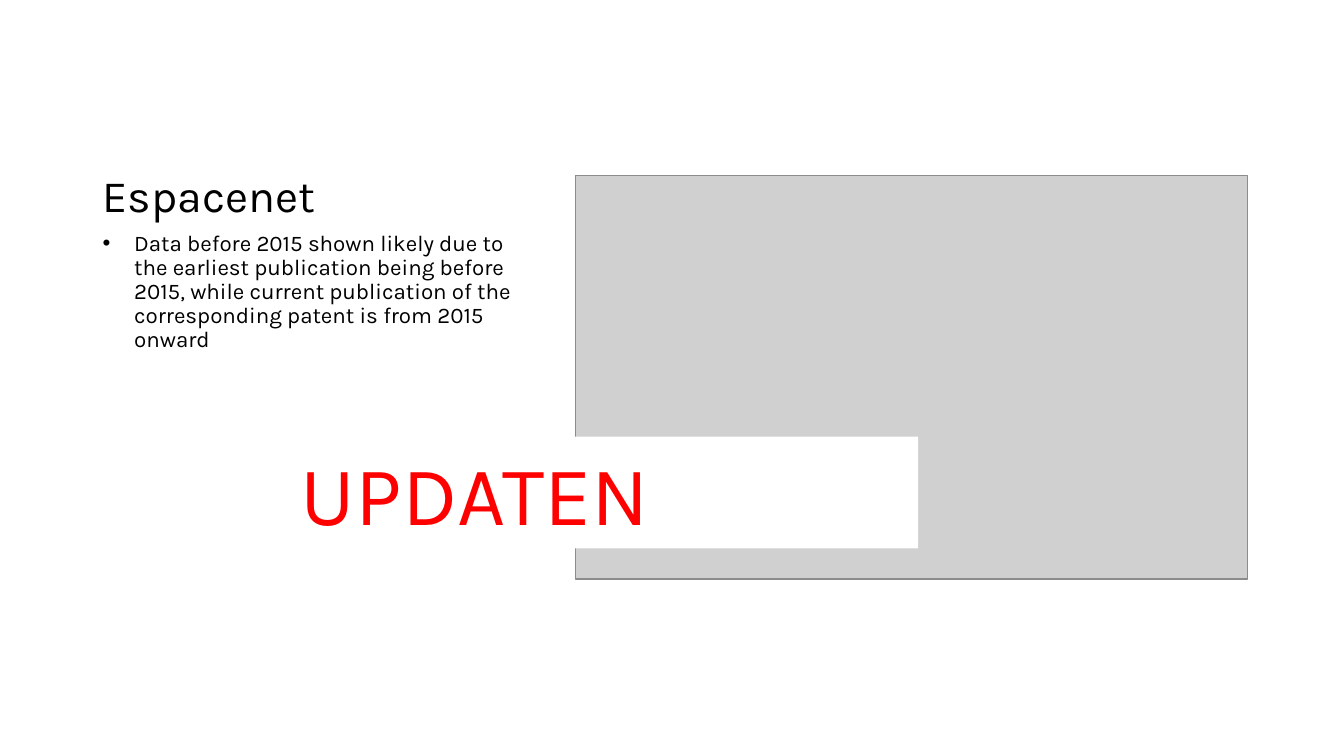
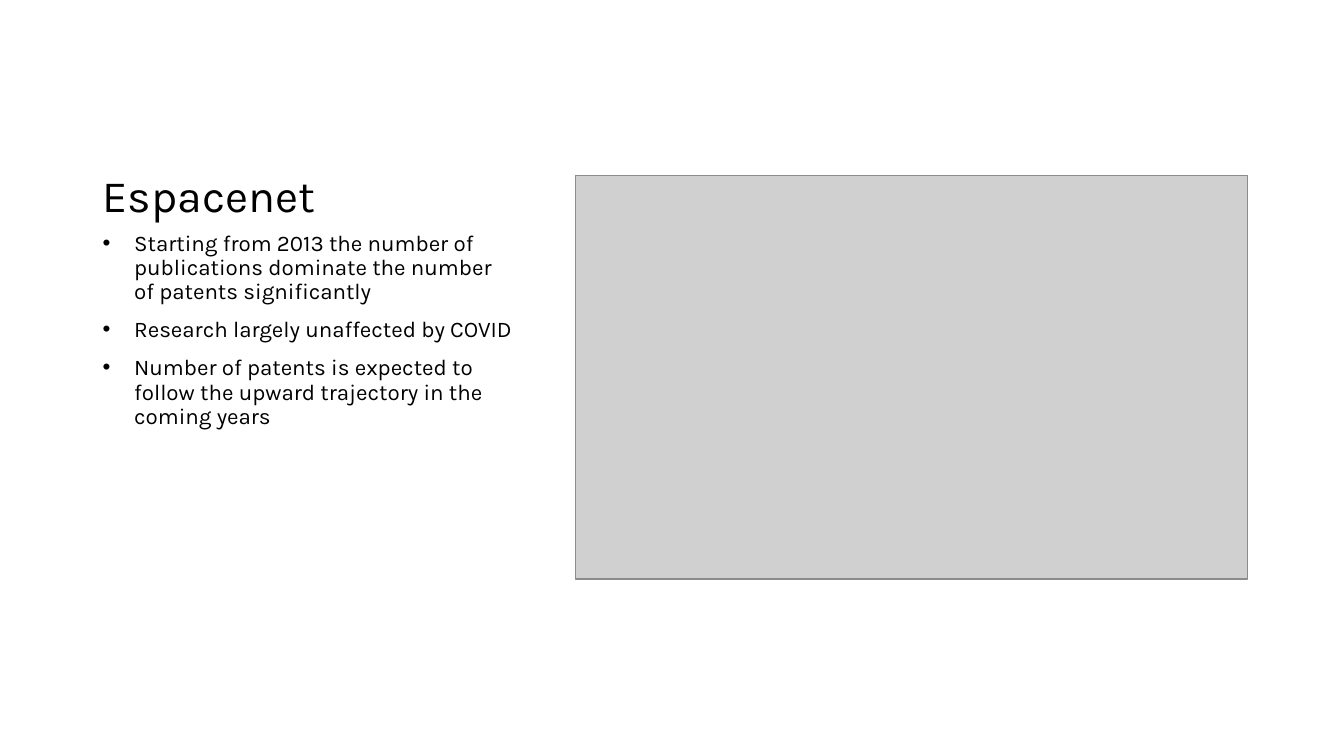
Before and after one commit to GMPuntigam/DataDrivenForesight, a slide deck: slide 19 of presentation/DataDrivenForesight.pptx. Drawn at 1344x756 pixels with LibreOffice and Linux fonts; fonts in the diff are those of the drawing; grey boxes stand for pictures. Boxes give left, top, right and bottom in pixels: in the first picture for what was removed or moved away, otherwise in the second. Text is boxed around its words. In the diff, an @@ line names an element or a change of style, - is before the commit and + after.

Commit message:
Espacenet graph analysis, fixed search query in presentation

```diff
--- a/presentation/DataDrivenForesight.pptx
+++ b/presentation/DataDrivenForesight.pptx
@@ text at (134, 235, 511, 430): text changed @@
-• Data before 2015 shown likely due to the earliest publication being before 2015, while current publication of the corresponding patent is from 2015 onward
+• Starting from 2013 the number of publications dominate the number of patents significantly
+• Research largely unaffected by COVID
+• Number of patents is expected to follow the upward trajectory in the coming years
@@ rectangle removed at (290, 437, 919, 548) @@
-UPDATEN
```
Also in this commit, not shown: 2 other slides changed.
